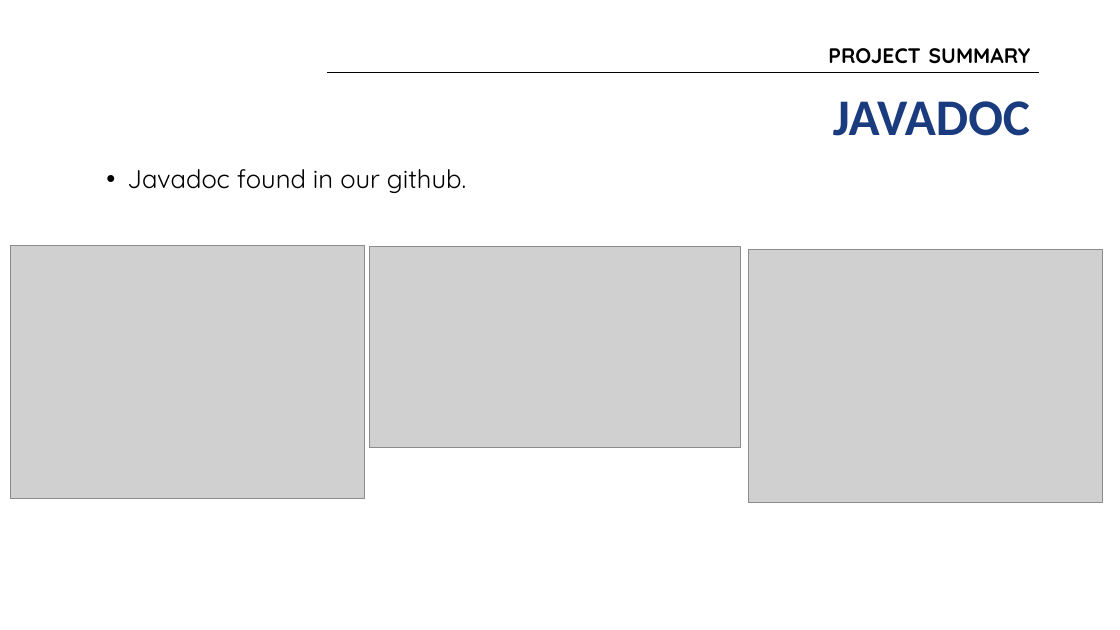
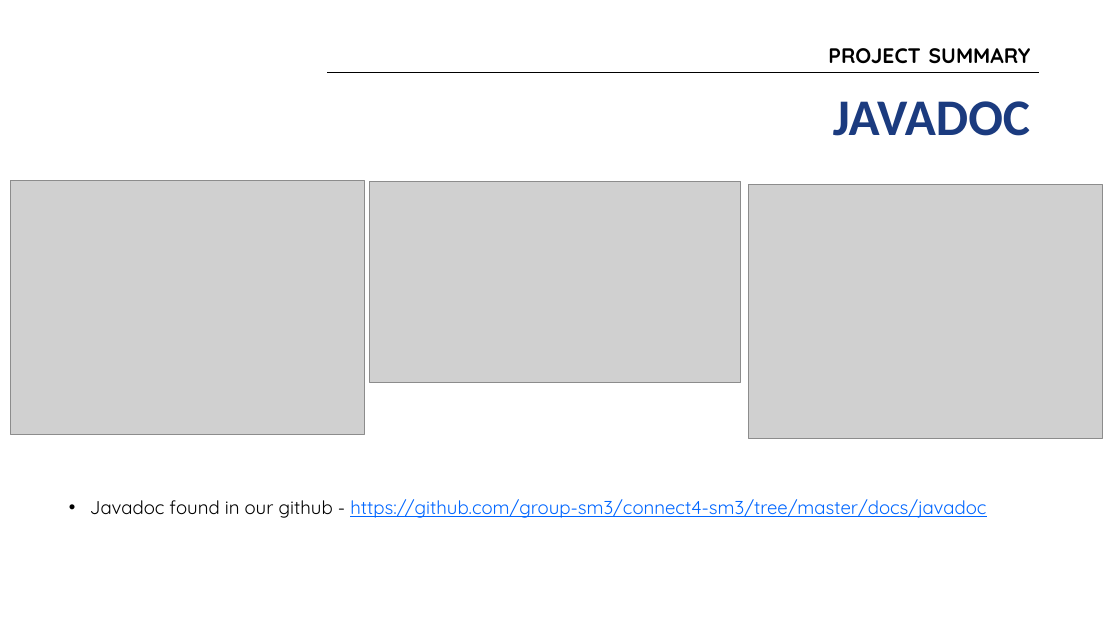
Before and after one commit to group-sm3/connect4-sm3, a slide deck: slide 7 of docs/SM3 Presentation.pptx. Drawn at 1120x630 pixels with LibreOffice and Linux fonts; fonts in the diff are those of the drawing; grey boxes stand for pictures; background and template pictures are left out. Boxes give left, top, right and bottom in pixels: in the first picture for what was removed or moved away, otherwise in the second. Text is boxed around its words. In the diff, an @@ line names an element or a change of style, - is before the commit and + after.

```diff
--- a/docs/SM3 Presentation.pptx
+++ b/docs/SM3 Presentation.pptx
@@ 3 pictures: place and size @@
-3 pictures at bbox=[11, 245, 1102, 503]
+3 pictures at bbox=[11, 181, 1102, 439]
@@ text at bbox=[90, 499, 986, 518]: text changed; size 22 to 16 pt; text colour #000000 to #0066FF @@
-• Javadoc found in our github.
+• Javadoc found in our github - https://github.com/group-sm3/connect4-sm3/tree/master/docs/javadoc
```
Also in this commit, not shown: 4 other slides changed, 1 slide added, 1 slide removed.
